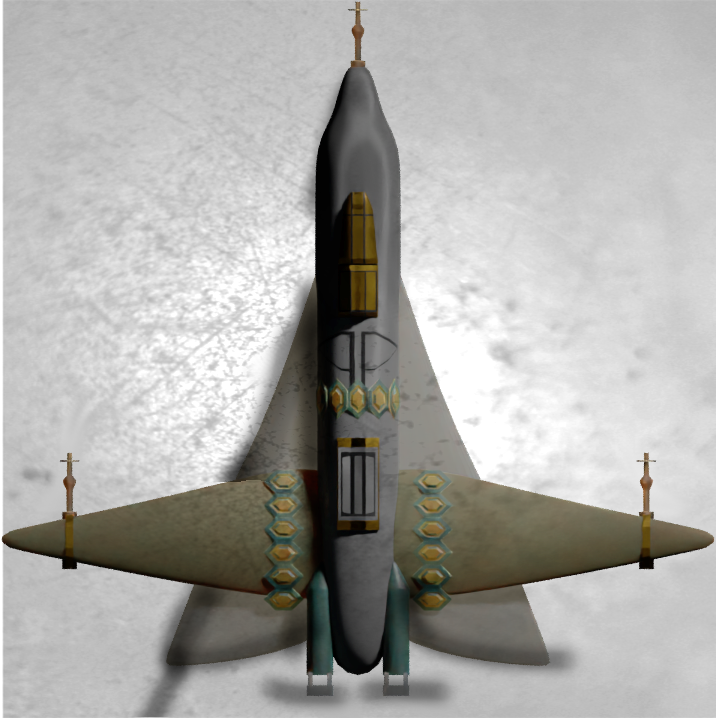
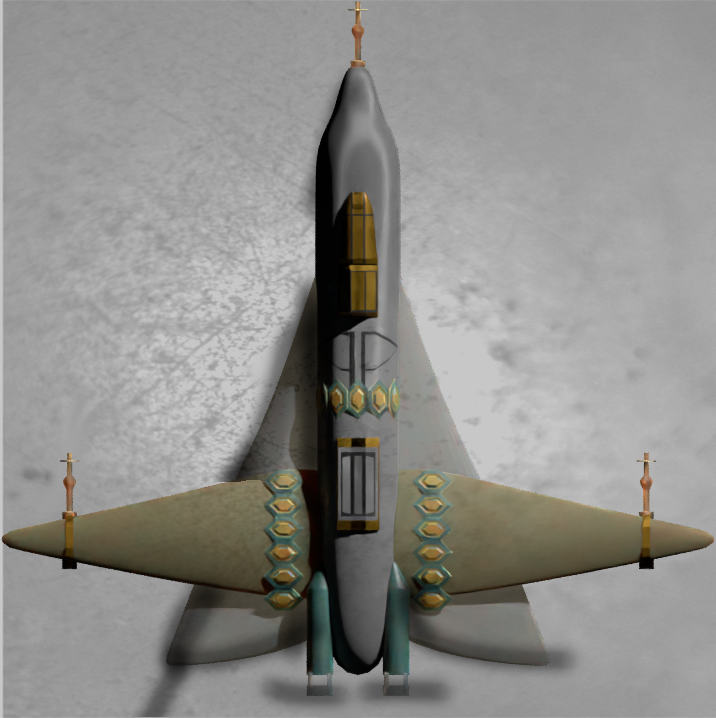
Revision of a layered 716x718 image; what changed, layer by layer:
painted on "scratched metal texture.jpg" over <box>0,0,716,718</box>
renamed "epee.png" to "epee.png #1", painted on it over <box>1,1,715,698</box>
